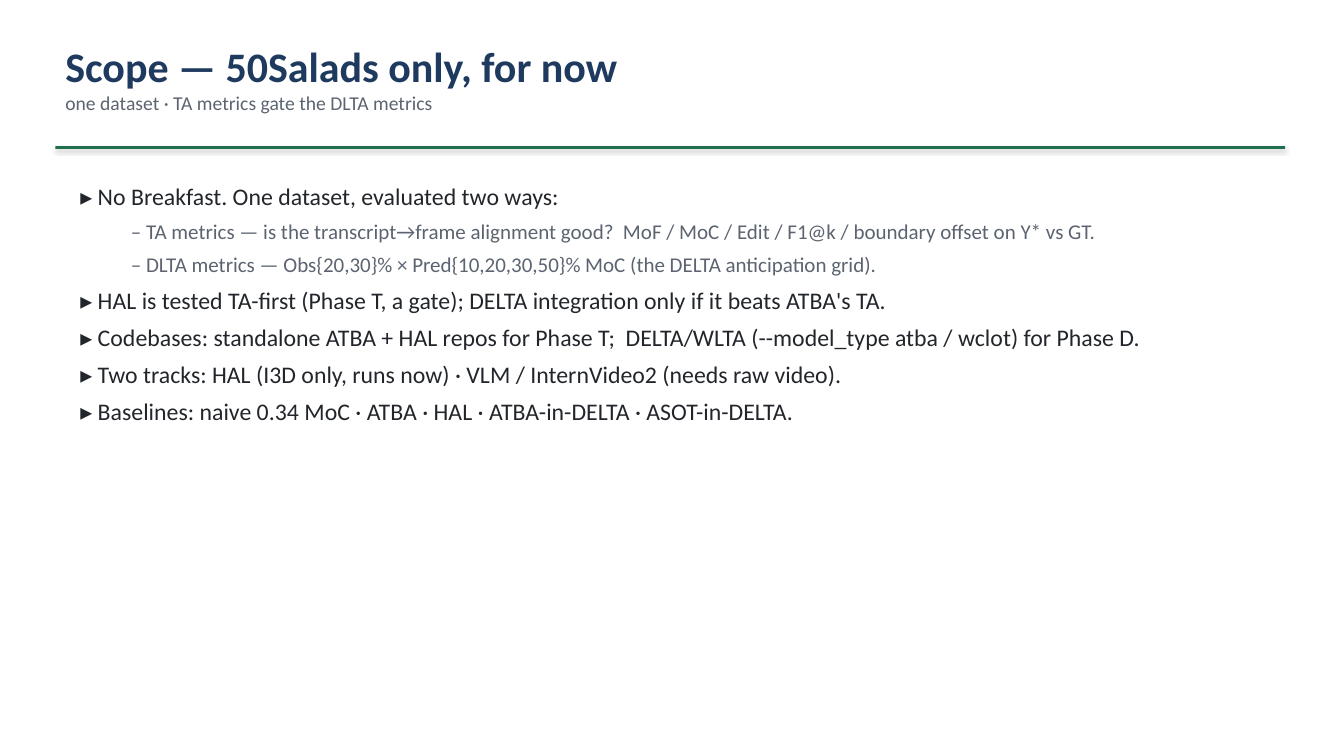
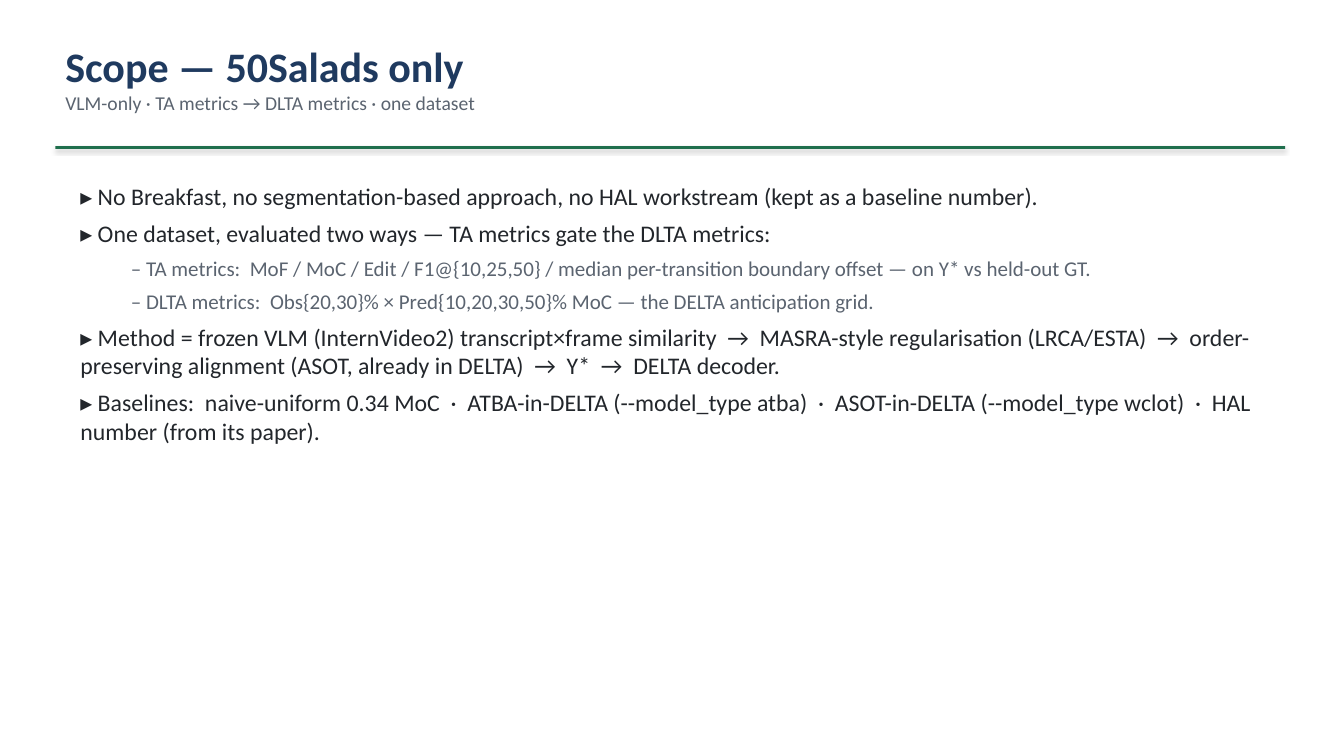
Before and after one commit to epayaslii/DELTA, a slide deck: slide 16 of slides/DELTA_progress_Mariella.pptx. Drawn at 1344x756 pixels with LibreOffice and Linux fonts; fonts in the diff are those of the drawing. Boxes give left, top, right and bottom in pixels: in the first picture for what was removed or moved away, otherwise in the second. Text is boxed around its words. In the diff, an @@ line names an element or a change of style, - is before the commit and + after.

Commit message:
Pivot HAL -> MASRA in progress deck and baselines doc
Supervisor requires a VLM-based TA with no segmentation-based approach, so
HAL is dropped as a workstream (kept as a baseline number only). New split:
Eliz -> MASRA (MLLM train-time LRCA/ESTA regulariser on InternVideo2
transcript x frame similarity, plan M1-M7), co-intern -> CVA.

- slides/make_deck.py + .pptx: 21 slides reworked for the pivot (framing,
  VLM-alignment literature, workstream split, MASRA M1-M7 plan, sequencing,
  questions).
- docs/baselines-hal-cva.md: scope-update banner, MASRA analysis section,
  genuine transcript->video aligner refs, rewritten workstream split; old
  HAL plan retained as record-only.

```diff
--- a/slides/DELTA_progress_Mariella.pptx
+++ b/slides/DELTA_progress_Mariella.pptx
@@ text at (65,52,475,113): text changed @@
-Scope — 50Salads only, for now
-one dataset · TA metrics gate the DLTA metrics
+Scope — 50Salads only
+VLM-only · TA metrics → DLTA metrics · one dataset
@@ text at (80,188,1251,444): text changed @@
-▸ No Breakfast. One dataset, evaluated two ways:
-  – TA metrics — is the transcript→frame alignment good? MoF / MoC / Edit / F1@k / boundary offset on Y* vs GT.
-  – DLTA metrics — Obs{20,30}% × Pred{10,20,30,50}% MoC (the DELTA anticipation grid).
-▸ HAL is tested TA-first (Phase T, a gate); DELTA integration only if it beats ATBA's TA.
-▸ Codebases: standalone ATBA + HAL repos for Phase T; DELTA/WLTA (--model_type atba / wclot) for Phase D.
-▸ Two tracks: HAL (I3D only, runs now) · VLM / InternVideo2 (needs raw video).
-▸ Baselines: naive 0.34 MoC · ATBA · HAL · ATBA-in-DELTA · ASOT-in-DELTA.
+▸ No Breakfast, no segmentation-based approach, no HAL workstream (kept as a baseline number).
+▸ One dataset, evaluated two ways — TA metrics gate the DLTA metrics:
+  – TA metrics: MoF / MoC / Edit / F1@{10,25,50} / median per-transition boundary offset — on Y* vs held-out GT.
+  – DLTA metrics: Obs{20,30}% × Pred{10,20,30,50}% MoC — the DELTA anticipation grid.
+▸ Method = frozen VLM (InternVideo2) transcript×frame similarity → MASRA-style regularisation (LRCA/ESTA) → order-preserving alignment (ASOT, already in DELTA) → Y* → DELTA decoder.
+▸ Baselines: naive-uniform 0.34 MoC · ATBA-in-DELTA (--model_type atba) · ASOT-in-DELTA (--model_type wclot) · HAL number (from its paper).
```
Also in this commit, not shown: 11 other slides changed, 1 slide added, 1 slide removed, 2 other files.
